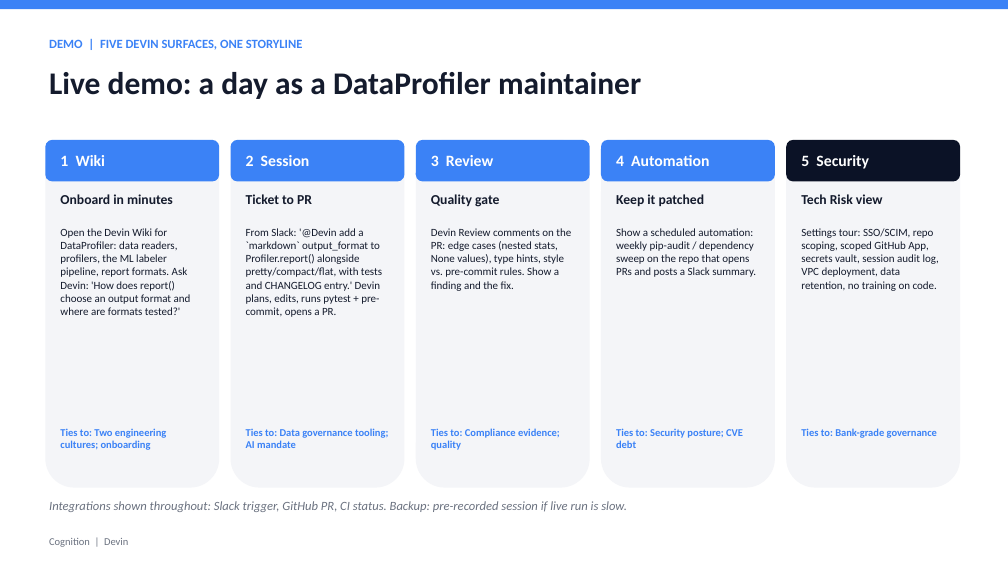
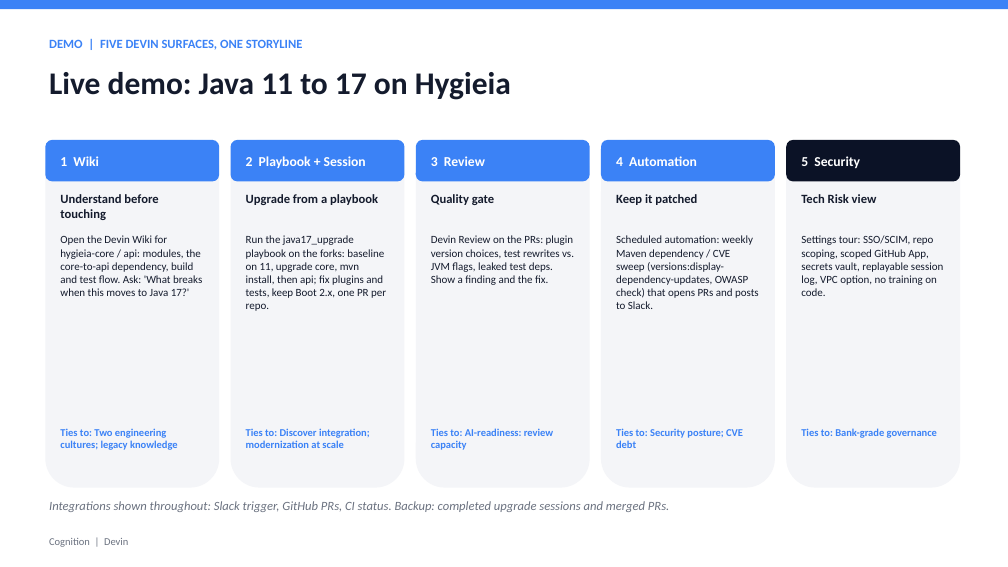
Before and after one commit to robertsljoseph-crypto/Devin-practice, a slide deck: slide 11 of pitch/Cognition_Devin_CapitalOne_Deck.pptx. Drawn at 1008x567 pixels with LibreOffice and Linux fonts; fonts in the diff are those of the drawing. Boxes give left, top, right and bottom in pixels: in the first picture for what was removed or moved away, otherwise in the second. Text is boxed around its words. In the diff, an @@ line names an element or a change of style, - is before the commit and + after.

```diff
--- a/pitch/Cognition_Devin_CapitalOne_Deck.pptx
+++ b/pitch/Cognition_Devin_CapitalOne_Deck.pptx
@@ text at (49, 72, 511, 100): text changed @@
-Live demo: a day as a DataProfiler maintainer
+Live demo: Java 11 to 17 on Hygieia
@@ size 15 to 13 pt in 4 elements at (60, 156, 99, 166), (431, 156, 485, 166), (616, 156, 697, 166), (801, 156, 860, 168) @@
@@ text at (246, 156, 366, 168): text changed; size 15 to 13 pt @@
-2 Session
+2 Playbook + Session
@@ text at (60, 194, 158, 220): text changed; size 13 to 12 pt @@
-Onboard in minutes
+Understand before touching
@@ text at (246, 194, 378, 205): text changed; size 13 to 12 pt @@
-Ticket to PR
+Upgrade from a playbook
@@ size 13 to 12 pt in 3 elements at (431, 194, 494, 205), (616, 194, 697, 205), (801, 194, 877, 203) @@
@@ text at (60, 235, 202, 296): text changed @@
-Open the Devin Wiki for DataProfiler: data readers, profilers, the ML labeler pipeline, report formats. Ask Devin: 'How does report() choose an output format and where are formats tested?'
+Open the Devin Wiki for hygieia-core / api: modules, the core-to-api dependency, build and test flow. Ask: 'What breaks when this moves to Java 17?'
@@ text at (246, 235, 386, 311): text changed @@
-From Slack: '@Devin add a `markdown` output_format to Profiler.report() alongside pretty/compact/flat, with tests and CHANGELOG entry.' Devin plans, edits, runs pytest + pre-commit, opens a PR.
+Run the java17_upgrade playbook on the forks: baseline on 11, upgrade core, mvn install, then api; fix plugins and tests, keep Boot 2.x, one PR per repo.
@@ text at (431, 235, 574, 285): text changed @@
-Devin Review comments on the PR: edge cases (nested stats, None values), type hints, style vs. pre-commit rules. Show a finding and the fix.
+Devin Review on the PRs: plugin version choices, test rewrites vs. JVM flags, leaked test deps. Show a finding and the fix.
@@ text at (616, 235, 759, 309): text changed @@
-Show a scheduled automation: weekly pip-audit / dependency sweep on the repo that opens PRs and posts a Slack summary.
+Scheduled automation: weekly Maven dependency / CVE sweep (versions:display-dependency-updates, OWASP check) that opens PRs and posts to Slack.
@@ text at (801, 235, 943, 296): text changed @@
-Settings tour: SSO/SCIM, repo scoping, scoped GitHub App, secrets vault, session audit log, VPC deployment, data retention, no training on code.
+Settings tour: SSO/SCIM, repo scoping, scoped GitHub App, secrets vault, replayable session log, VPC option, no training on code.
@@ text at (60, 428, 178, 450): text changed @@
-Ties to: Two engineering cultures; onboarding
+Ties to: Two engineering cultures; legacy knowledge
@@ text at (246, 428, 370, 448): text changed @@
-Ties to: Data governance tooling; AI mandate
+Ties to: Discover integration; modernization at scale
@@ text at (431, 428, 553, 450): text changed @@
-Ties to: Compliance evidence; quality
+Ties to: AI-readiness: review capacity
@@ text at (49, 501, 669, 512): text changed @@
-Integrations shown throughout: Slack trigger, GitHub PR, CI status. Backup: pre-recorded session if live run is slow.
+Integrations shown throughout: Slack trigger, GitHub PRs, CI status. Backup: completed upgrade sessions and merged PRs.
```
Also in this commit, not shown: 2 other slides changed, 4 other files.
